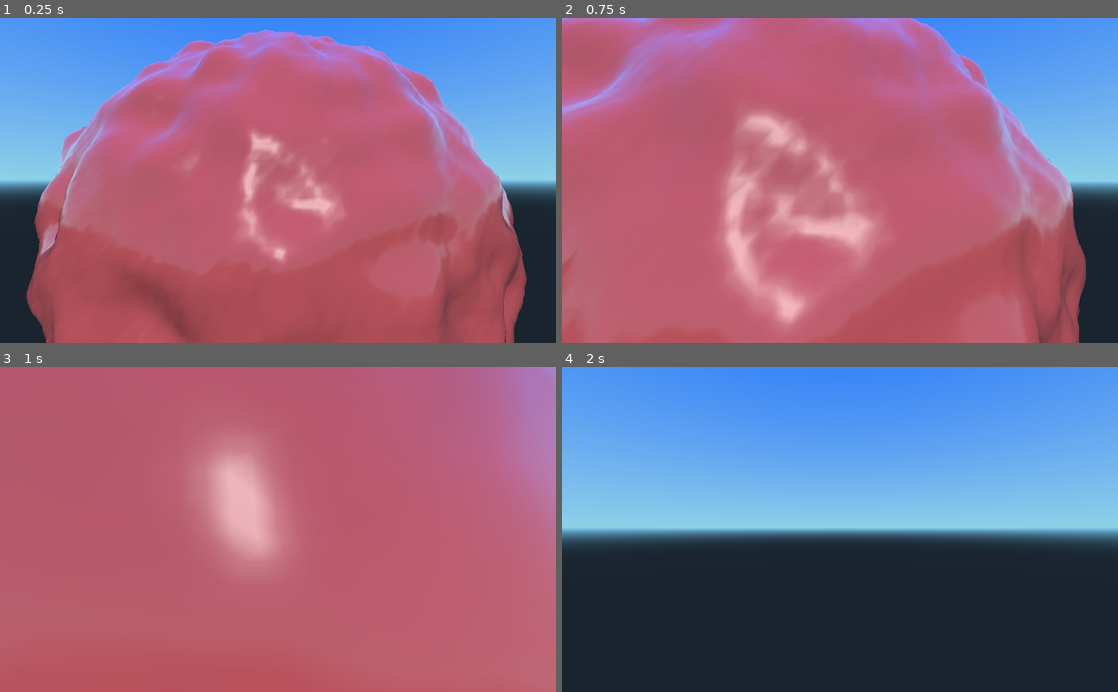
Above: before the commit, frames 1-4 (two rows, left to right).
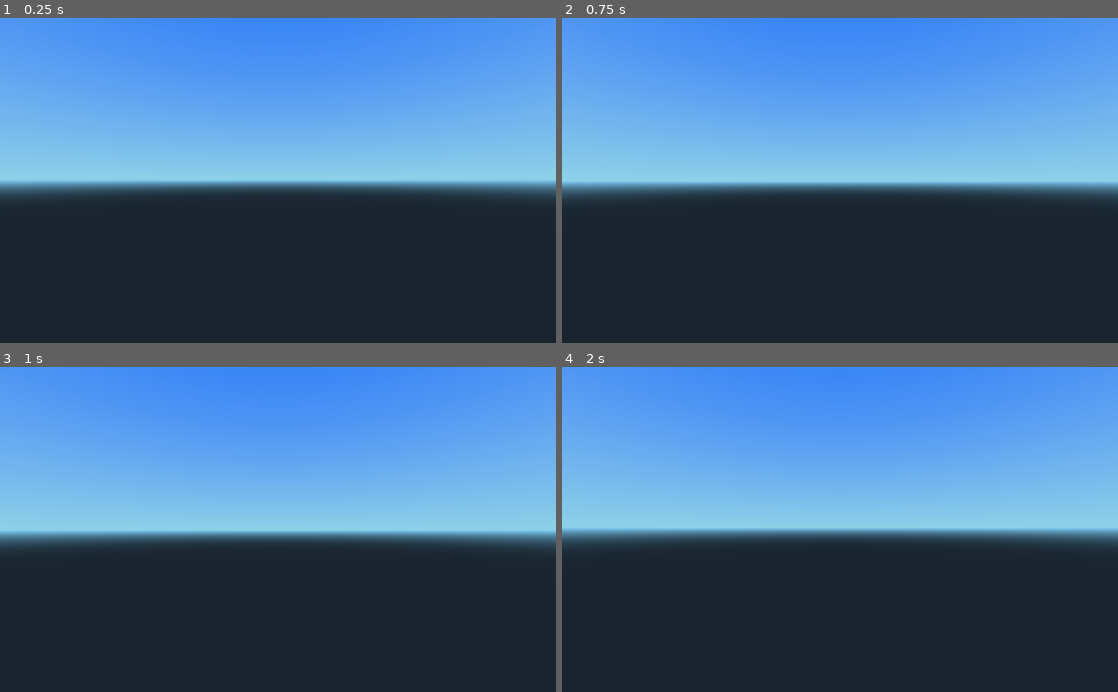
Above: after the commit, the same moments.

Repository: nic96/godot-generate-sphere
Game: Godot game, scene res://Main.tscn
Same seed, same stepped clock (60 frames per second), same inputs: the game is played once before the commit and once after it.
Inputs (mouse positions are in pixels of both pictures, inside the frame that each line leads up to):
- Up to frame 1 (0.25 s): no input
- Up to frame 2 (0.75 s): tap Enter at 0.5 s; move the mouse to (867, 180) at 0.52 s; hold W (key_forward) from 0.53 s (still down)
- Up to frame 3 (1 s): keep holding W (key_forward)
- Up to frame 4 (2 s): keep holding W (key_forward); move the mouse to (812, 529) at 1.27 s

The runs differ from the first frame. In frame 1, 70% of the frame differs, in the area x 4-95%, y 3-100%; in frame 2, 86%; in frame 3, 100%, in the area x 0-100%, y 0-100%; in frame 4, nothing differs.

Commit message:
use deg2rad function instead of formula

Diff:
--- a/MeshInstance.gd
+++ b/MeshInstance.gd
@@ -34,10 +34,10 @@
 
 
 func lla_to_xyz(lon, lat, alt): # Lon Lat Alt to x y z converter.
-	var cosLat = cos(lat * PI / 180.0)
-	var sinLat = sin(lat * PI / 180.0)
-	var cosLon = cos(lon * PI / 180.0)
-	var sinLon = sin(lon * PI / 180.0)
+	var cosLat = cos(deg2rad(lat))
+	var sinLat = sin(deg2rad(lat))
+	var cosLon = cos(deg2rad(lon))
+	var sinLon = sin(deg2rad(lon))
 	var rad = 50.0 + alt;
 	var x = rad * cosLat * cosLon
 	var y = rad * sinLat
@@ -61,7 +61,6 @@
 	for x in range(360):
 		elev_data.append([])
 		for y in range(180):
-			print(img.get_pixel(x, y))
 			var alt = img.get_pixel(x, y).gray() * 10
 			elev_data[x].append(alt)
 
@@ -70,9 +69,8 @@
 
 	var surftool = SurfaceTool.new()
 
-	surftool.begin(VisualServer.PRIMITIVE_TRIANGLES)
+	surftool.begin(Mesh.PRIMITIVE_TRIANGLES)
 	surftool.set_material(material)
-#	surftool.add_smooth_group(true)
 	var vert1 = Vector3()
 	var vert2 = Vector3()
 	var vert3 = Vector3()
@@ -145,7 +143,6 @@
 			surftool.add_normal(normal2)
 			surftool.add_vertex(corner2)
 
-#	surftool.generate_normals()
-	surftool.index()
+			surftool.index()
 
 	self.set_mesh(surftool.commit())
